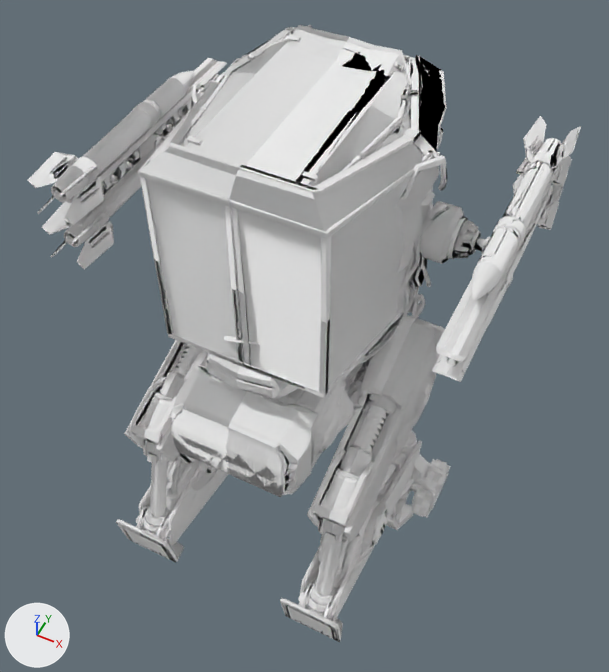
An edit to the glTF model models/reinforced-scout-strider.glb, drawn before and after from the same camera.
The view is the same before and after, from a camera (50 mm lens) standing at (1.36, -2.56, 4.11) and looking at (-0.05, 0.25, 0.6). Every picture has the same lights, and +X, +Y and +Z are marked at lower left. The older version comes first. Where no turn or scale is listed for an object, it has been applied to the vertices.

The first picture shows 'body', 'body_damaged', 'hull.001', 'hull_damaged', 'legs', 'rail_left', 'rail_left.001', 'rail_left.002', 'rail_left.003', 'rail_right', 'rail_right.001', 'rail_right.002', 'rail_right.003' and 3 more.
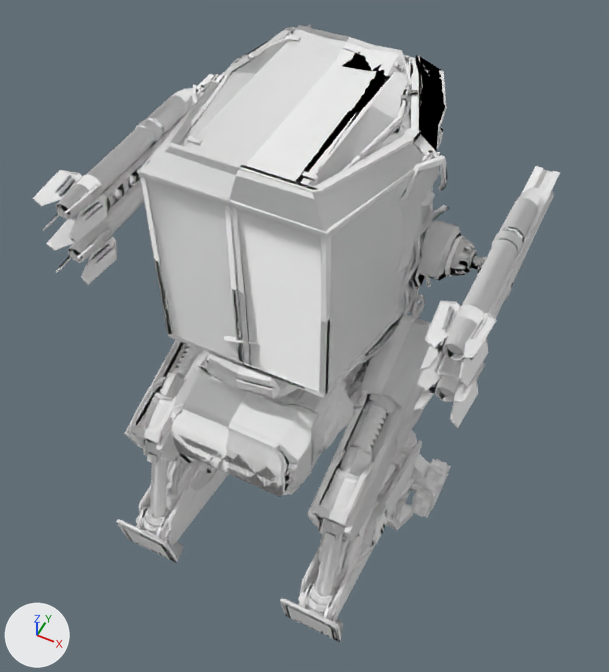
ob_rail_right_mount is not drawn itself; it is the parent of ob_wep_scoutwalker_rocket_001, ob_rail_right.

Where the change shows, as pixel boxes (x1, y1, x2, y2) in the pictures (609 x 672 px):
'rail_right', moved, turned
    before: (419, 116, 579, 382)
    after: (413, 166, 560, 428)
'rail_left', moved
    before: (27, 71, 194, 269)
    after: (33, 74, 214, 285)
'rail_left.003', deleted
    before: (52, 58, 227, 269)
'rail_right.003', deleted
    before: (432, 121, 564, 382)
'rail_right.002', deleted
    before: (441, 117, 579, 375)
'rail_left.002', deleted
    before: (30, 59, 222, 265)
'rail_left.001', deleted
    before: (29, 64, 227, 270)
'rail_right.001', deleted
    before: (432, 116, 581, 380)

The change, as a diff of the scene's bpy script:
```diff
--- a/models/reinforced-scout-strider.glb.py
+++ b/models/reinforced-scout-strider.glb.py
@@ ob_rail_left @@
 ob_rail_left = bpy.data.objects.new('rail_left', me_rail_left)
-ob_rail_left.location = (-0.836, 0.285, 1.593)
+ob_rail_left.location = (-0.836, 0.285, 1.493)
@@ ob_rail_left_001 @@
-ob_rail_left_001 = bpy.data.objects.new('rail_left.001', me_rail_left_001)
-ob_rail_left_001.location = (-0.836, 0.285, 1.593)
@@ ob_rail_left_002 @@
-ob_rail_left_002 = bpy.data.objects.new('rail_left.002', me_rail_left_002)
-ob_rail_left_002.location = (-0.836, 0.285, 1.593)
@@ ob_rail_left_003 @@
-ob_rail_left_003 = bpy.data.objects.new('rail_left.003', me_rail_left_003)
-ob_rail_left_003.location = (-0.836, 0.285, 1.593)
@@ ob_rail_right_mount @@
 ob_rail_right_mount = bpy.data.objects.new('rail_right_mount', None)
-ob_rail_right_mount.location = (0.57, 0.29, 1.591)
-ob_rail_right_mount.rotation_euler = (-1.571, 0.0, 3.142)  # degrees (-90, 0, 180)
+ob_rail_right_mount.location = (0.57, 0.29, 1.491)
+ob_rail_right_mount.rotation_euler = (1.571, 0.0, -3.142)  # degrees (90, 0, -180)
@@ ob_rail_right_001 @@
-ob_rail_right_001 = bpy.data.objects.new('rail_right.001', me_rail_right_001)
-ob_rail_right_001.location = (0.796, 0.294, 1.593)
@@ ob_rail_right_002 @@
-ob_rail_right_002 = bpy.data.objects.new('rail_right.002', me_rail_right_002)
-ob_rail_right_002.location = (0.796, 0.294, 1.593)
@@ ob_rail_right_003 @@
-ob_rail_right_003 = bpy.data.objects.new('rail_right.003', me_rail_right_003)
-ob_rail_right_003.location = (0.796, 0.295, 1.593)
```
